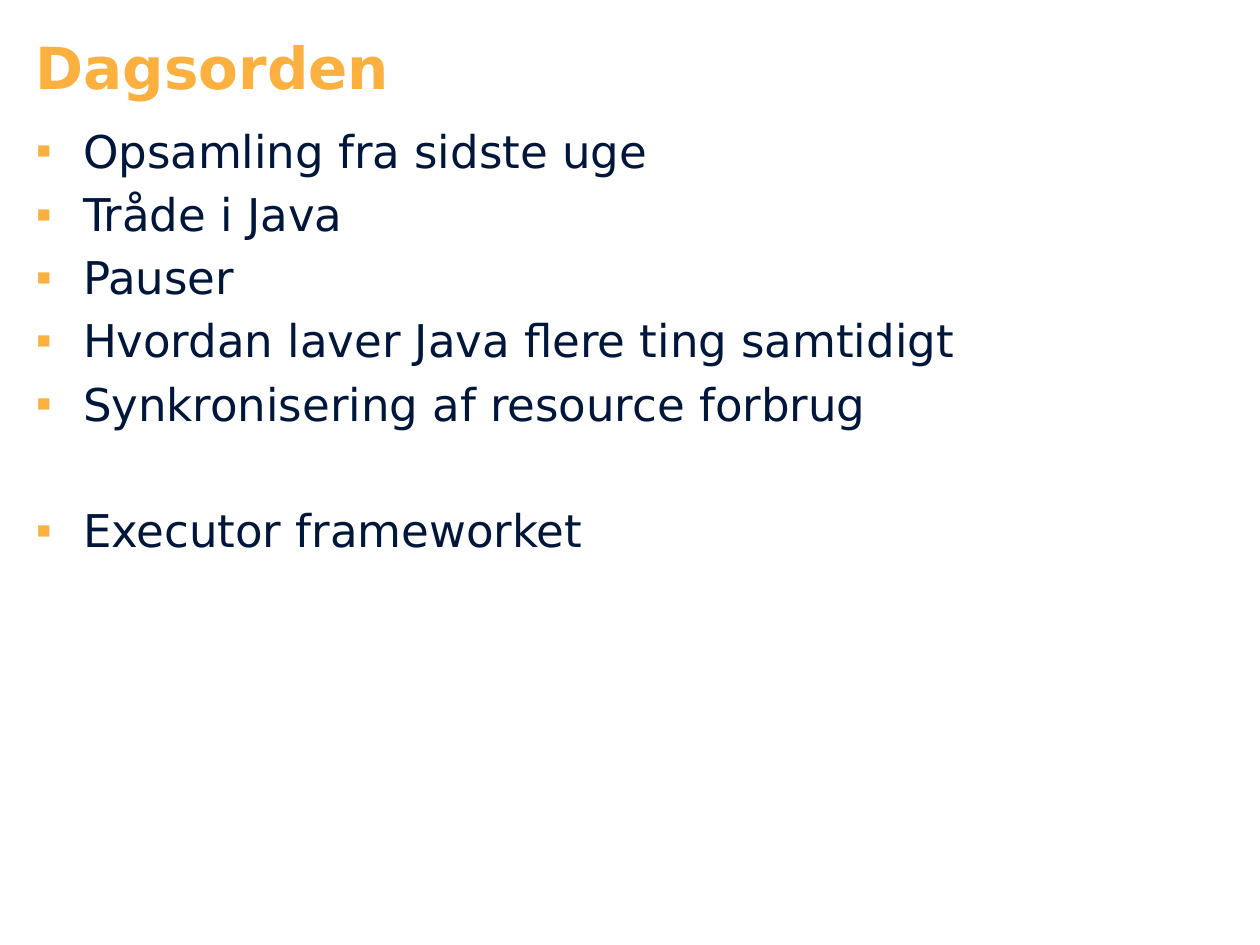
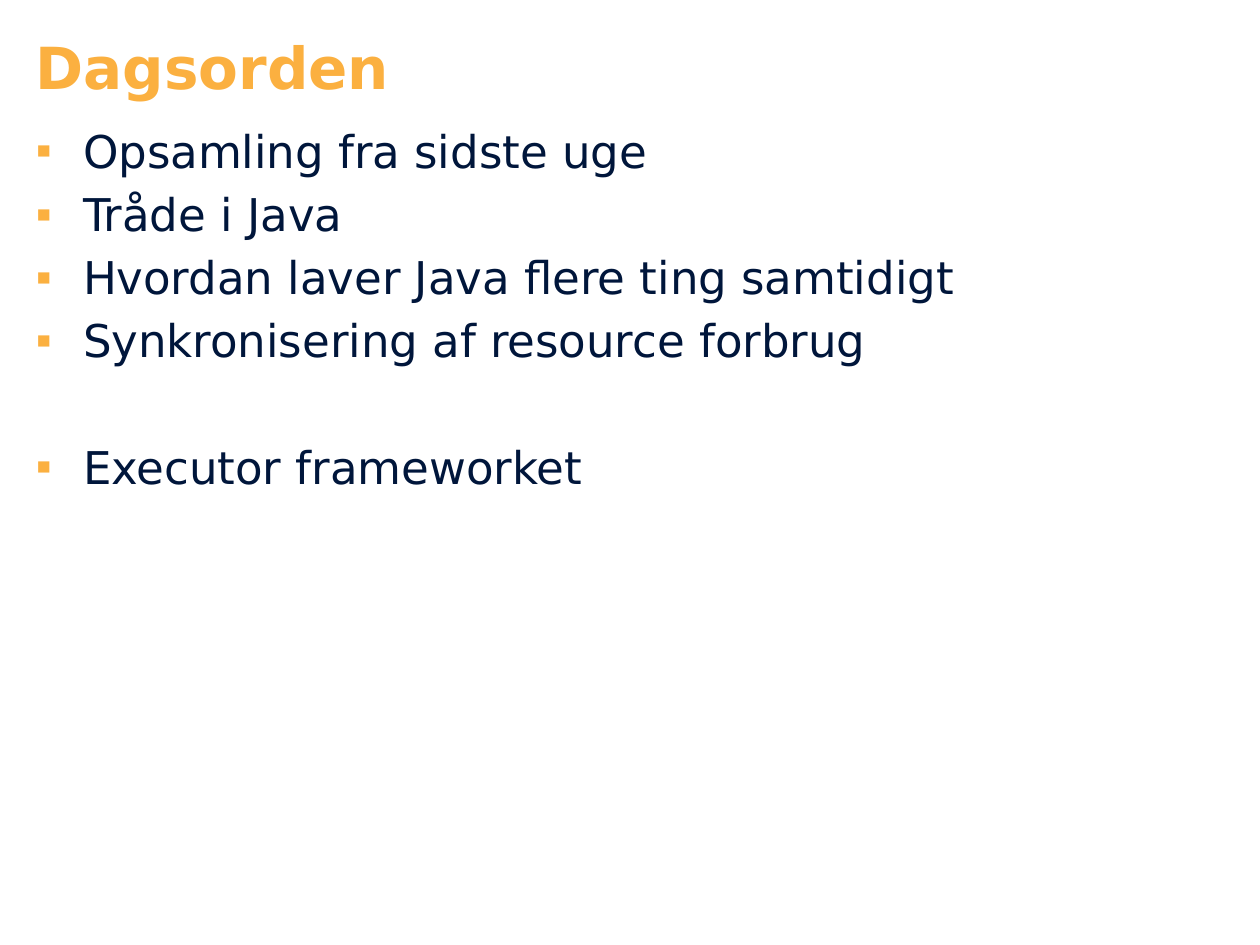
Before and after one commit to dat2Cph/content, a slide deck: slide 2 of threads/threads.pptx. Drawn at 1260x945 pixels with LibreOffice and Linux fonts; fonts in the diff are those of the drawing; background and template pictures are left out. Boxes give left, top, right and bottom in pixels: in the first picture for what was removed or moved away, otherwise in the second. Text is boxed around its words. In the diff, an @@ line names an element or a change of style, - is before the commit and + after.

```diff
--- a/threads/threads.pptx
+++ b/threads/threads.pptx
@@ text at (83, 261, 234, 295): paragraph removed @@
-▪ Pauser
```
Also in this commit, not shown: 3 other slides changed, 2 other files.
